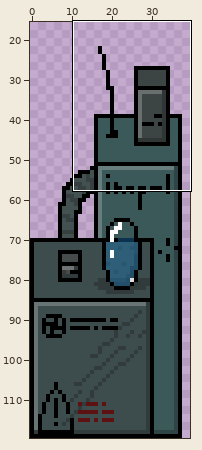
Edited in one commit: sprite sheet (files/textures/object/box3.png). Above, an overview of the earlier version with the close-up marked.
Close-up. Before the edit:
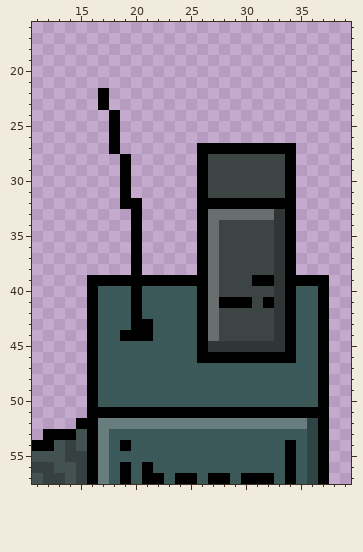
The file is 40x120 pixels. Colours within 5 levels of each other are drawn and written as one. Shown: x 11..39, y 16..57. The wide view leaves out empty margins.
After the commit:
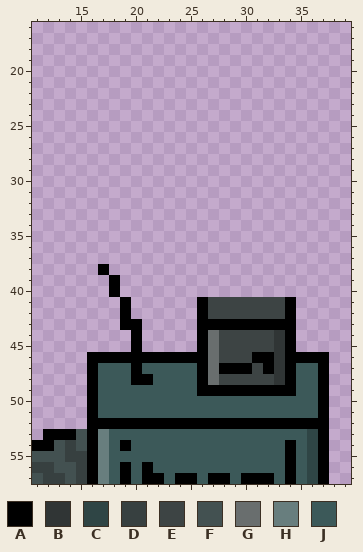
Palette (. is transparent): A #000000  B #303535  C #2f4545  D #374040  E #3d4444  F #435151  G #696e6e  H #687e7e  J #3c5959
From old to new:
The edit adds colour A in row 38 at x 17.
Colour B gives way to colour A in row 43 at x 33.
Colour C gives way to colour A in row 52 at x 36.
Colour E gives way to colour A in row 43 at x 28 to 32.
Colour G gives way to colour A in row 43 at x 27.
Colour H gives way to colour A in row 52 at x 17 to 35.
Colour J gives way to colour A in row 40 at x 18; in rows 41 to 43 at x 19; in row 45 at x 20; in row 46 at x 17 to 25 and 35 to 36; in row 47 at x 20, 26, 28 to 30, 32 and 34; in row 48 at x 20 to 21, 26 and 34.
Colour J gives way to colour A in row 49 at x 26 to 34.
Colour A gives way to colour B in row 46 at x 33.
Colour J gives way to colour B in rows 47 to 48 at x 33.
Colour A gives way to colour E in row 41 at x 28 to 30 and 32; in row 46 at x 28 to 30.
Colour B gives way to colour E in rows 41 to 42 at x 33; in row 45 at x 28 to 32.
Colour G gives way to colour E in rows 41 to 42 at x 27.
Colour J gives way to colour E in row 47 at x 31; in row 48 at x 28 to 32.
Colour A gives way to colour G in row 46 at x 27.
Colour B gives way to colour G in row 45 at x 27.
Colour J gives way to colour G in rows 47 to 48 at x 27.
Colour A gives way to colour J in row 51 at x 17 to 36.
The author cleared colour A in rows 22 to 23 at x 17; in rows 24 to 26 at x 18; in row 27 at x 18 and 26 to 34; in rows 28 to 31 at x 19, 26 and 34; in row 32 at x 19 to 20 and 26 to 34; in rows 33 to 38 at x 20, 26 and 34.
The author cleared colour A in row 39 at x 16 to 17, 19 to 26, 31 to 32 and 34 to 37; in row 40 at x 16, 20, 26, 34 and 37; in rows 41 to 42 at x 16, 20 and 37; in row 43 at x 16, 21 and 37; in row 44 at x 16, 19, 21 and 37; in row 45 at x 16 and 37.
The author cleared colour A in row 52 at x 15.
The author cleared colour B in rows 33 to 40 at x 33.
The author cleared colour E in rows 28 to 31 at x 27 to 33; in rows 34 to 38 at x 28 to 32; in row 39 at x 28 to 30; in row 40 at x 28 to 32.
The author cleared colour G in row 33 at x 27 to 32; in rows 34 to 40 at x 27.
The author cleared colour J in row 40 at x 17, 19, 21 to 25 and 35 to 36; in rows 41 to 42 at x 17 to 18, 21 to 25 and 35 to 36; in rows 43 to 44 at x 17 to 18, 22 to 25 and 35 to 36; in row 45 at x 17 to 19, 21 to 25 and 35 to 36.
Pixel boxes of the changes (left, top, right, bottom) in both close-ups:
changed: (76, 88, 329, 429)
